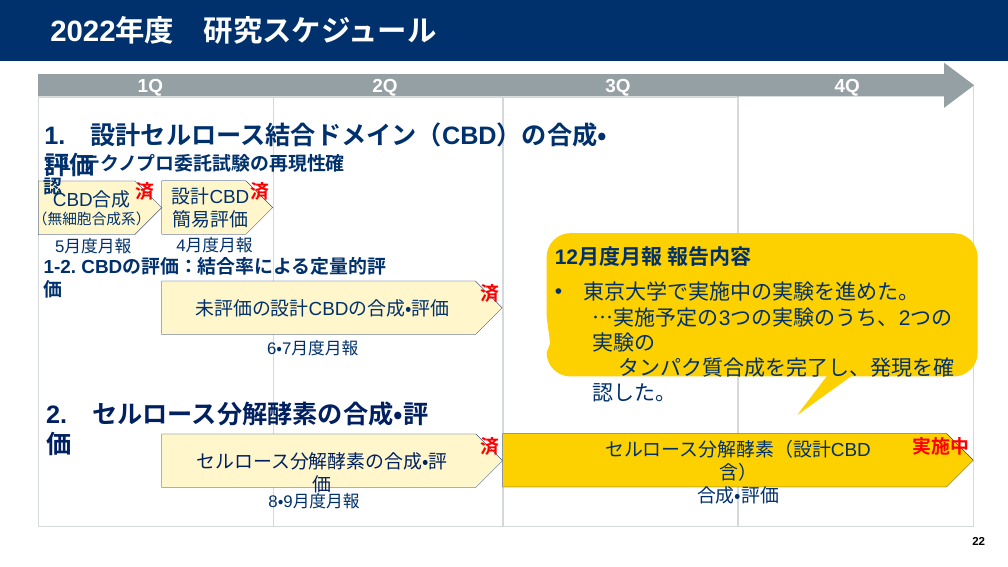
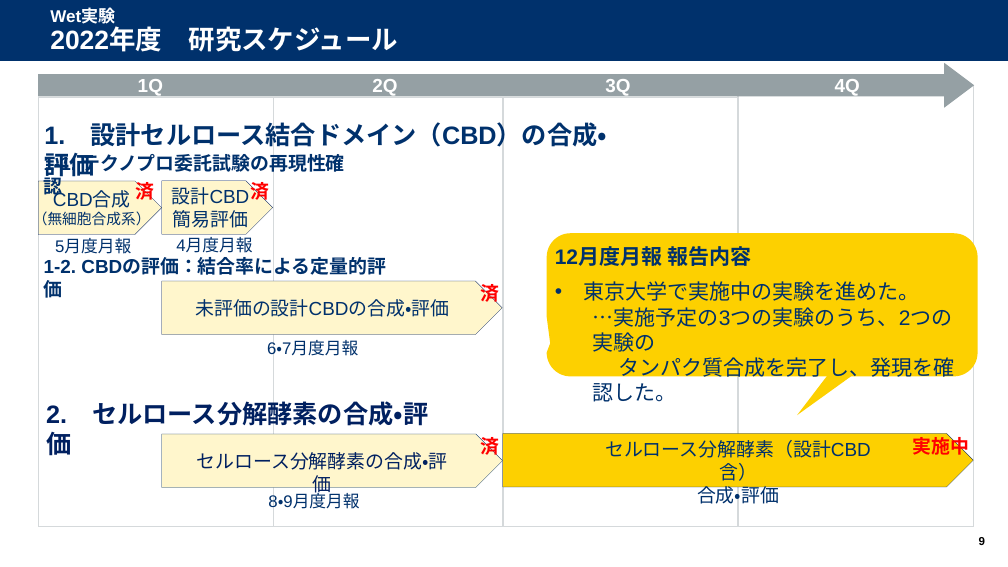
Before and after one commit to watarukumagai-git/denovo, a slide deck: slide 9 of survey_doc/2022年12月度月報_人工酵素設計.pptx (slide 22 before the commit). Drawn at 1008x567 pixels with LibreOffice and Linux fonts; fonts in the diff are those of the drawing; background and template pictures are left out. Boxes give left, top, right and bottom in pixels: in the first picture for what was removed or moved away, otherwise in the second. Text is boxed around its words. In the diff, an @@ line names an element or a change of style, - is before the commit and + after.

```diff
--- a/survey_doc/2022年12月度月報_人工酵素設計.pptx
+++ b/survey_doc/2022年12月度月報_人工酵素設計.pptx
@@ title at box(50, 9, 399, 52): text changed; size 28 to 25.2 pt @@
-2022年度 研究スケジュール
+Wet実験
+2022年度 研究スケジュール
@@ page number at box(979, 536, 985, 548): text changed @@
-22
+9
```
Also in this commit, not shown: 16 other slides changed, 13 slides removed.
